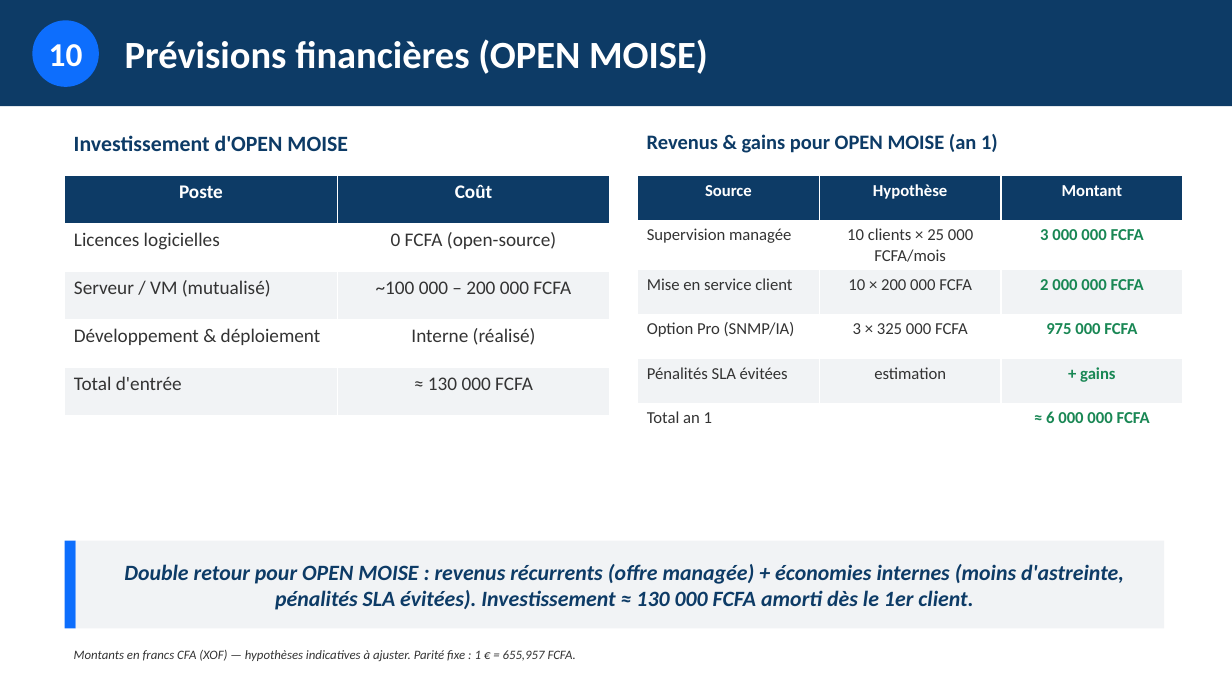
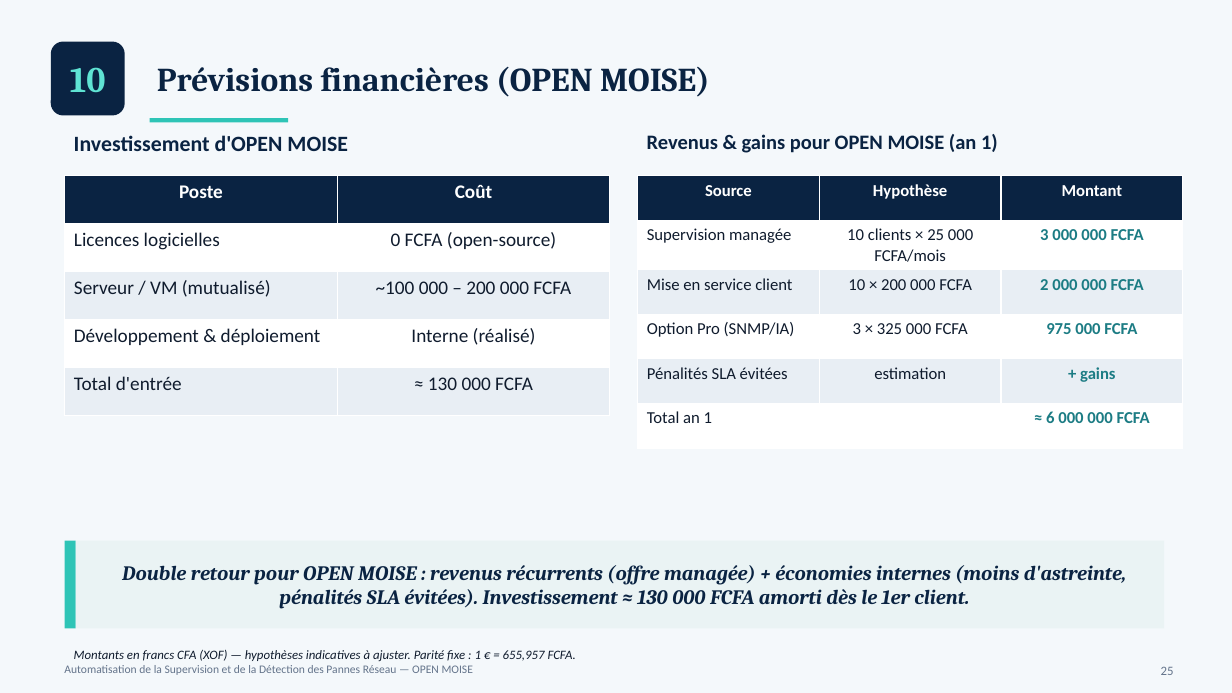
Before and after one commit to esperanceykouassi-bit/Supervision-reseau, a slide deck: slide 25 of soutenance/presentation-projet.pptx. Drawn at 1232x693 pixels with LibreOffice and Linux fonts; fonts in the diff are those of the drawing. Boxes give left, top, right and bottom in pixels: in the first picture for what was removed or moved away, otherwise in the second. Text is boxed around its words. In the diff, an @@ line names an element or a change of style, - is before the commit and + after.

```diff
--- a/soutenance/presentation-projet.pptx
+++ b/soutenance/presentation-projet.pptx
@@ background #FFFFFF to #F4F8FB @@
@@ rectangle removed at box(0, 0, 1232, 106) @@
@@ text "10": place and size @@
-text "10" at box(32, 20, 99, 87)
+text "10" at box(70, 67, 106, 92)
@@ text "10" at box(70, 67, 106, 92): size 26 to 28 pt, font Calibri to Cambria, text colour #FFFFFF to #5FE3D3; fill #0D6EFD to none @@
@@ rounded rectangle added at box(51, 42, 125, 116), fill #0A2342 @@
@@ text "Prévisions financières (OPEN MOISE)": place and size @@
-text "Prévisions financières (OPEN MOISE)" at box(125, 39, 708, 74)
+text "Prévisions financières (OPEN MOISE)" at box(157, 67, 710, 97)
@@ text "Prévisions financières (OPEN MOISE)" at box(157, 67, 710, 97): size 30 to 26 pt, font Calibri to Cambria, text colour #FFFFFF to #0A2342 @@
@@ rectangle added at box(150, 118, 288, 122), fill #2EC4B6 @@
@@ text "Investissement d'OPEN MOISE" at box(74, 135, 348, 151): text colour #0D3B66 to #0A2342 @@
@@ text "Revenus & gains pour OPEN ..." at box(647, 134, 998, 153): text colour #0D3B66 to #0A2342 @@
@@ table at box(65, 176, 610, 416) @@
@@ fill #0D3B66 to #0A2342 in row 1 @@
@@ fill #F1F3F5 to #E8EEF4 in 4 cells @@
@@ text colour #333333 to #0F1B2D @@
@@ table at box(638, 176, 1184, 444) @@
@@ fill #0D3B66 to #0A2342 in row 1 @@
@@ fill #F1F3F5 to #E8EEF4 in 6 cells @@
@@ text colour #333333 to #0F1B2D in "Supervision managée", "10 clients × 25 000 FCFA/mois", "Mise en service client", "10 × 200 000 FCFA" and 5 more places @@
@@ text colour #198754 to #1C7C84 in "3 000 000 FCFA", "2 000 000 FCFA", "975 000 FCFA", "+ gains" and 1 more places @@
@@ rectangle at box(65, 541, 76, 628): fill #0D6EFD to #2EC4B6 @@
@@ rectangle "Double retour pour OPEN MOISE ..." at box(76, 541, 1165, 628): size 17 to 16 pt, font Calibri to Cambria, text colour #0D3B66 to #0A2342; fill #F1F3F5 to #EAF3F4 @@
@@ text "Montants en francs CFA (XOF) ..." at box(74, 650, 576, 661): text colour #333333 to #0F1B2D @@
@@ text added at box(64, 665, 473, 675), 9 pt, text #64748B @@
+Automatisation de la Supervision et de la Détection des Pannes Réseau — OPEN MOISE
@@ text added at box(1161, 667, 1174, 675), 10 pt, text #64748B @@
+25
```
Also in this commit, not shown: 36 other slides changed, 1 other file.
